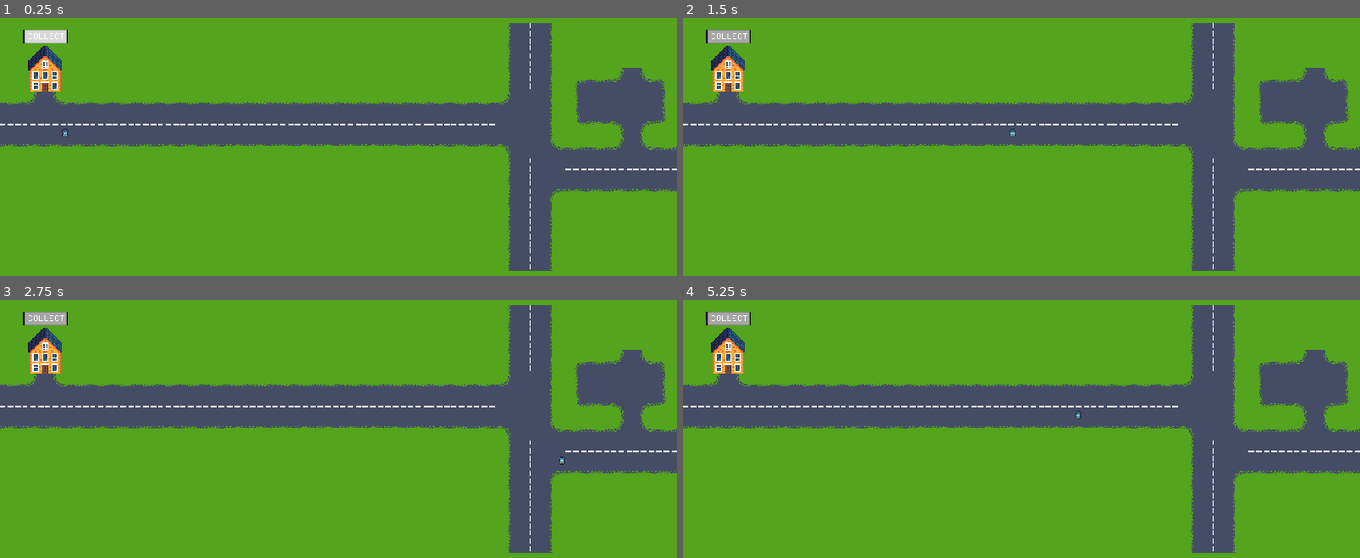
Above: before the commit, frames 1-4 (two rows, left to right).
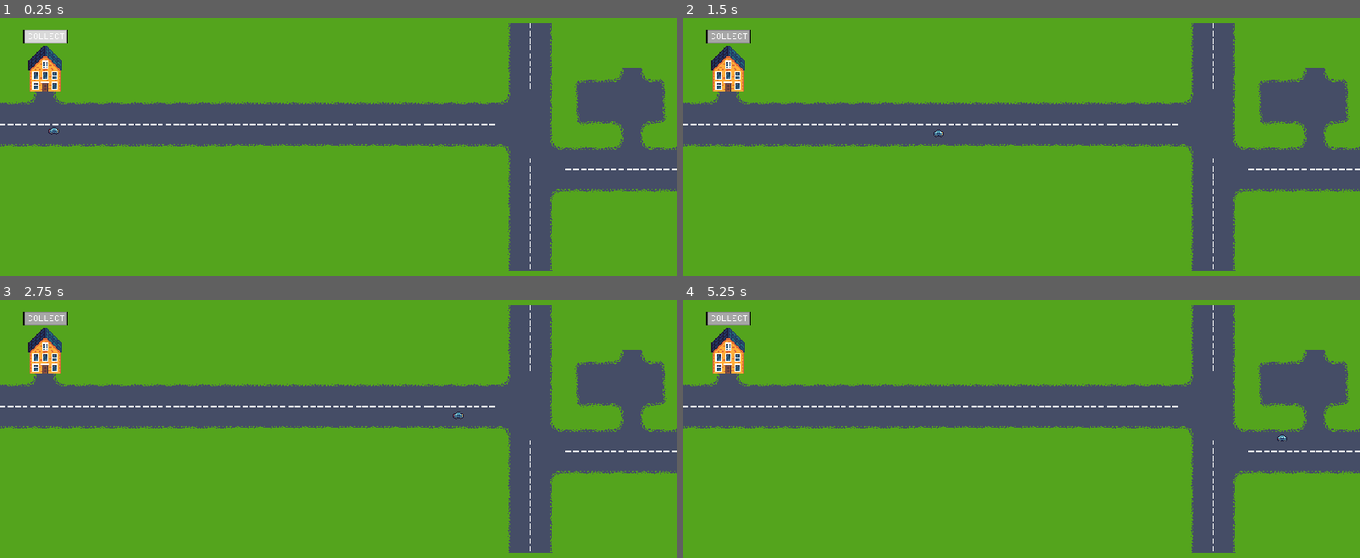
Above: after the commit, the same moments.

Repository: Damian153/idlegame
Game: Godot game, scene res://Scenes/world.tscn
The game is run twice, just before and just after one commit, with the same random seed, the same clock (stepped at 60 frames per second) and the same inputs.
Inputs:
- Up to frame 1 (0.25 s): no input
- Up to frame 2 (1.5 s): click "COLLECT" at 0.5 s; click "COLLECT" at 1.25 s
- Up to frame 3 (2.75 s): click "COLLECT" at 2 s
- Up to frame 4 (5.25 s): tap Enter at 2.75, 5 s; tap Space at 3.5 s

The runs differ from the first frame. In frame 1, less than 0.1% of the frame differs, in the area x 7-11%, y 42-47%; in frame 2, less than 0.1%; in frame 3, less than 0.1%; in frame 4, less than 0.1%.

Commit message:
update car

Diff:
--- a/Scenes/blue_car.tscn
+++ b/Scenes/blue_car.tscn
@@ -5,11 +5,11 @@
 [ext_resource type="Texture2D" uid="uid://b63bx5xer3teu" path="res://pozegodor/blue_car_left.png" id="3_xmh40"]
 [ext_resource type="Texture2D" uid="uid://by7baug6ste0q" path="res://pozegodor/blue_car_up.png" id="4_8x4pr"]
 
-[sub_resource type="Curve2D" id="Curve2D_q0dut"]
+[sub_resource type="Curve2D" id="Curve2D_ajpon"]
 _data = {
-"points": PackedVector2Array(0, 0, 0, 0, 64, 136, 0, 0, 0, 0, 64, 152, 0, 0, 0, 0, 64, 176, 0, 0, 0, 0, 72, 184, 0, 0, 0, 0, 72, 184, 0, 0, 0, 0, 72, 184, 0, 0, 0, 0, 80, 192, 0, 0, 0, 0, 88, 192, 0, 0, 0, 0, 720, 192, 0, 0, 0, 0, 728, 200, 0, 0, 0, 0, 736, 208, 0, 0, 0, 0, 736, 224, 0, 0, 0, 0, 736, 240, 0, 0, 0, 0, 744, 248, 0, 0, 0, 0, 752, 256, 0, 0, 0, 0, 840, 256, 0, 0, 0, 0, 880, 256, 0, 0, 0, 0, 888, 248, 0, 0, 0, 0, 896, 240, 0, 0, 0, 0, 896, 112)
+"points": PackedVector2Array(0, 0, 0, 0, 64, 136, 0, 0, 0, 0, 64, 176, 0, 0, 0, 0, 72, 184, 0, 0, 0, 0, 80, 192, 0, 0, 0, 0, 720, 192, 0, 0, 0, 0, 728, 200, 0, 0, 0, 0, 736, 208, 0, 0, 0, 0, 736, 240, 0, 0, 0, 0, 744, 248, 0, 0, 0, 0, 752, 256, 0, 0, 0, 0, 880, 256, 0, 0, 0, 0, 888, 248, 0, 0, 0, 0, 896, 240, 0, 0, 0, 0, 896, 112, 0, 0, 0, 0, 896, 208, 0, 0, 0, 0, 888, 216, 0, 0, 0, 0, 880, 224, 0, 0, 0, 0, 784, 224, 0, 0, 0, 0, 768, 208, 0, 0, 0, 0, 768, 176, 0, 0, 0, 0, 760, 160, 0, 0, 0, 0, 88, 160, 0, 0, 0, 0, 72, 160, 0, 0, 0, 0, 64, 144, 0, 0, 0, 0, 64, 136)
 }
-point_count = 20
+point_count = 25
 
 [sub_resource type="SpriteFrames" id="SpriteFrames_yu0pb"]
 animations = [{
@@ -43,7 +43,7 @@
 
 [node name="Path2D" type="Path2D" parent="."]
 position = Vector2(-64, -112)
-curve = SubResource("Curve2D_q0dut")
+curve = SubResource("Curve2D_ajpon")
 
 [node name="PathFollow2D" type="PathFollow2D" parent="Path2D"]
 position = Vector2(56.79, 132.68)
@@ -57,4 +57,4 @@
 [node name="AnimatedSprite2D" type="AnimatedSprite2D" parent="Path2D/PathFollow2D"]
 position = Vector2(7.31603, 0.320007)
 sprite_frames = SubResource("SpriteFrames_yu0pb")
-animation = &"down"
+animation = &"left"
--- a/blue_car.gd
+++ b/blue_car.gd
@@ -1,38 +1,47 @@
 extends Area2D
 
 @onready var path_follow_2d = $Path2D/PathFollow2D
-@export var speed = 300
+@export var speed = 230
 @onready var animated_sprite_2d = $Path2D/PathFollow2D/AnimatedSprite2D
 @onready var texture_button = $"../TextureButton"
 var direction = 1
-var old_pos
-var pos
-var moving = false
+var start_pos
+var x
+var y
 var collected = false
+var can_move : int = 0
 func _ready():
-	old_pos = global_position
-	pos = global_position
+	x = path_follow_2d.position.x
+	y = path_follow_2d.position.y
+	start_pos = path_follow_2d.progress
+	can_move = 1
 
 func _process(delta):
-	path_follow_2d.progress += speed * delta * direction
+	x = path_follow_2d.position.x
+	y = path_follow_2d.position.y
+
+	path_follow_2d.progress += speed * delta * can_move
 
 	if path_follow_2d.progress_ratio == 1:
-		direction = -1
-	elif path_follow_2d.progress_ratio == 0 and collected:
-		direction = 1
-		collected = false
+		path_follow_2d.progress_ratio = 0
+		can_move = 0
+	if path_follow_2d.progress == start_pos and can_move:
+		can_move = 1
 
-	pos = global_position
-	if pos - old_pos:
-		moving = true
-		print (pos - old_pos)
+	print (path_follow_2d.progress_ratio)
+
+	if path_follow_2d.position.x - x:
+		animated_sprite_2d.animation = "left"
+
+	elif path_follow_2d.position.x > y:
+		animated_sprite_2d.animation = "up"
 	else:
-		moving = false
-	old_pos = pos
+		animated_sprite_2d.animation = "down"
+
 
 
 
 
 
 func _on_texture_button_pressed():
-	collected = true
+	can_move = 1
